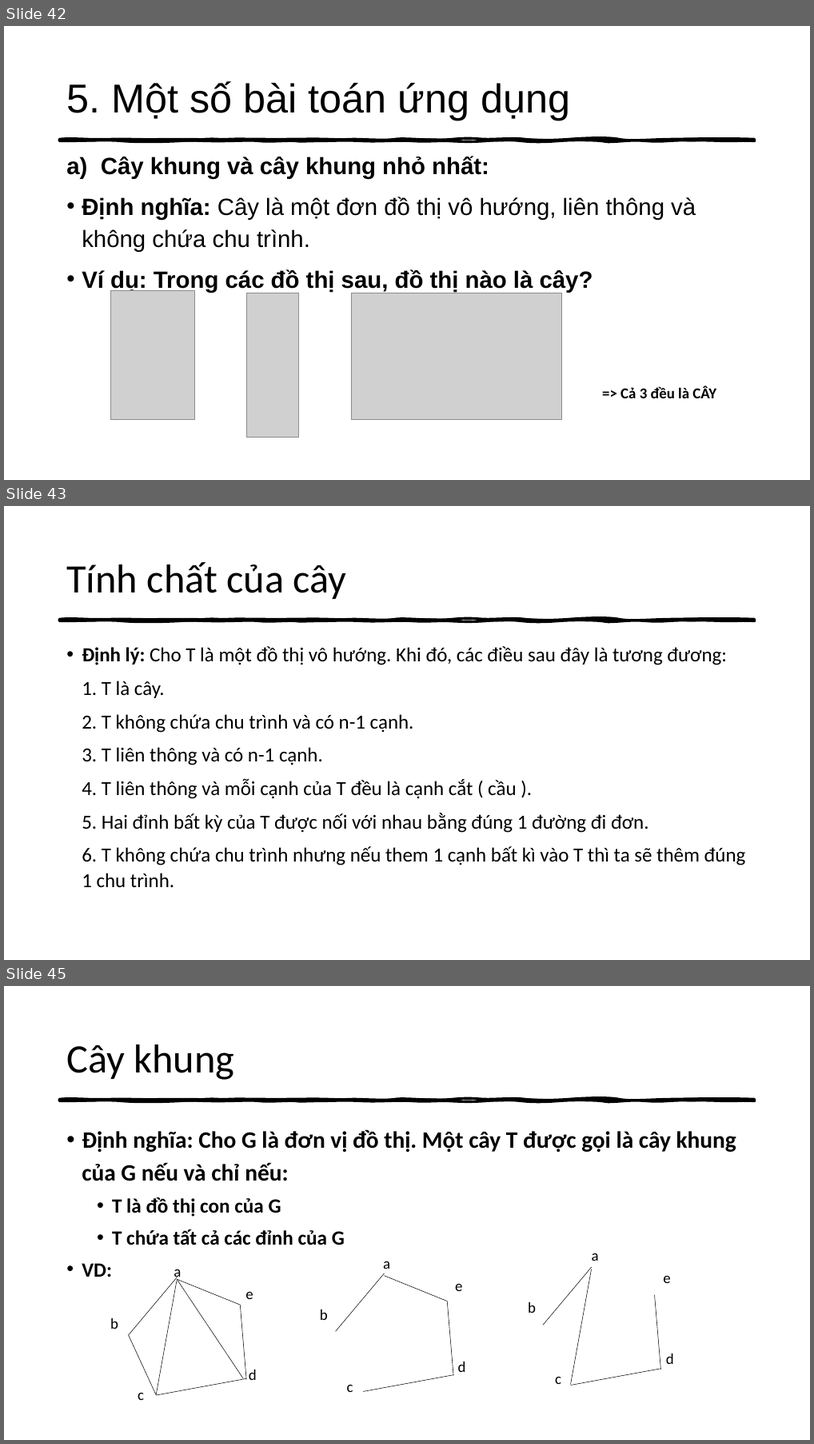
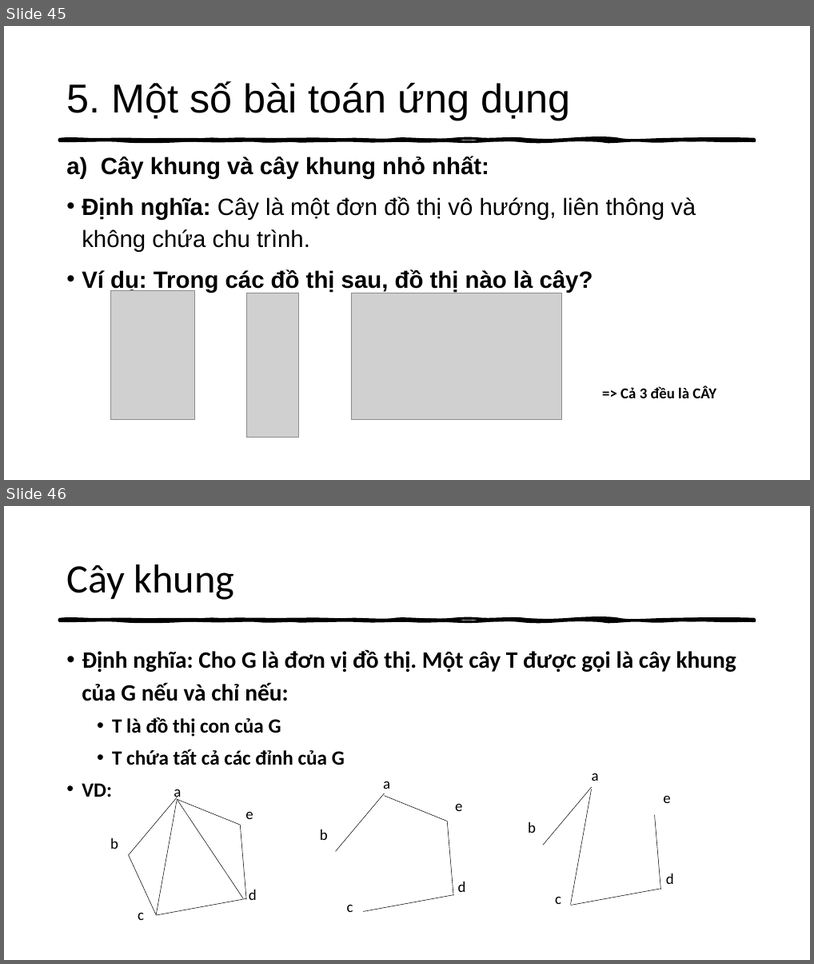
Before and after one commit to thathcmus/CTDL_GT, a slide deck: 1_Slide_Nhom2_Ca_Chieu_Cau_Truc_Du_Lieu_Do_Thi_Va_Ung_Dung.pptx. Shown one above the other, each under a label of ours: slides 42, 43 and 45 before the commit, slides 45 and 46 after it; the slides between them are not shown. The pictures are 814x1444 and 814x964 pixels, drawn with LibreOffice and Linux fonts; fonts in the diff are those of the drawing; grey boxes stand for pictures. Boxes give left, top, right and bottom in pixels: in the first picture for what was removed or moved away, otherwise in the second. Text is boxed around its words. In the diff, an @@ line names an element or a change of style, - is before the commit and + after.

```diff
--- a/1_Slide_Nhom2_Ca_Chieu_Cau_Truc_Du_Lieu_Do_Thi_Va_Ung_Dung.pptx
+++ b/1_Slide_Nhom2_Ca_Chieu_Cau_Truc_Du_Lieu_Do_Thi_Va_Ung_Dung.pptx
@@ slide 43 removed at (x1=4, y1=506, x2=810, y2=960), background #FFFFFF; not listed: 1 template element that a slide beside it also shows @@
@@ title removed at (x1=66, y1=562, x2=347, y2=599) @@
-Tính chất của cây
@@ text removed at (x1=82, y1=646, x2=746, y2=888) @@
-• Định lý: Cho T là một đồ thị vô hướng. Khi đó, các điều sau đây là tương đương:
-1. T là cây.
-2. T không chứa chu trình và có n-1 cạnh.
-3. T liên thông và có n-1 cạnh.
-4. T liên thông và mỗi cạnh của T đều là cạnh cắt ( cầu ).
-5. Hai đỉnh bất kỳ của T được nối với nhau bằng đúng 1 đường đi đơn.
-6. T không chứa chu trình nhưng nếu them 1 cạnh bất kì vào T thì ta sẽ thêm đúng 1 chu trình.
@@ what was slide 42 is now slide 45 @@
@@ what was slide 45 is now slide 46 @@
```
Also in this commit, not shown: 7 slides changed, 8 slides added, 6 other slides removed, 3 other files.
